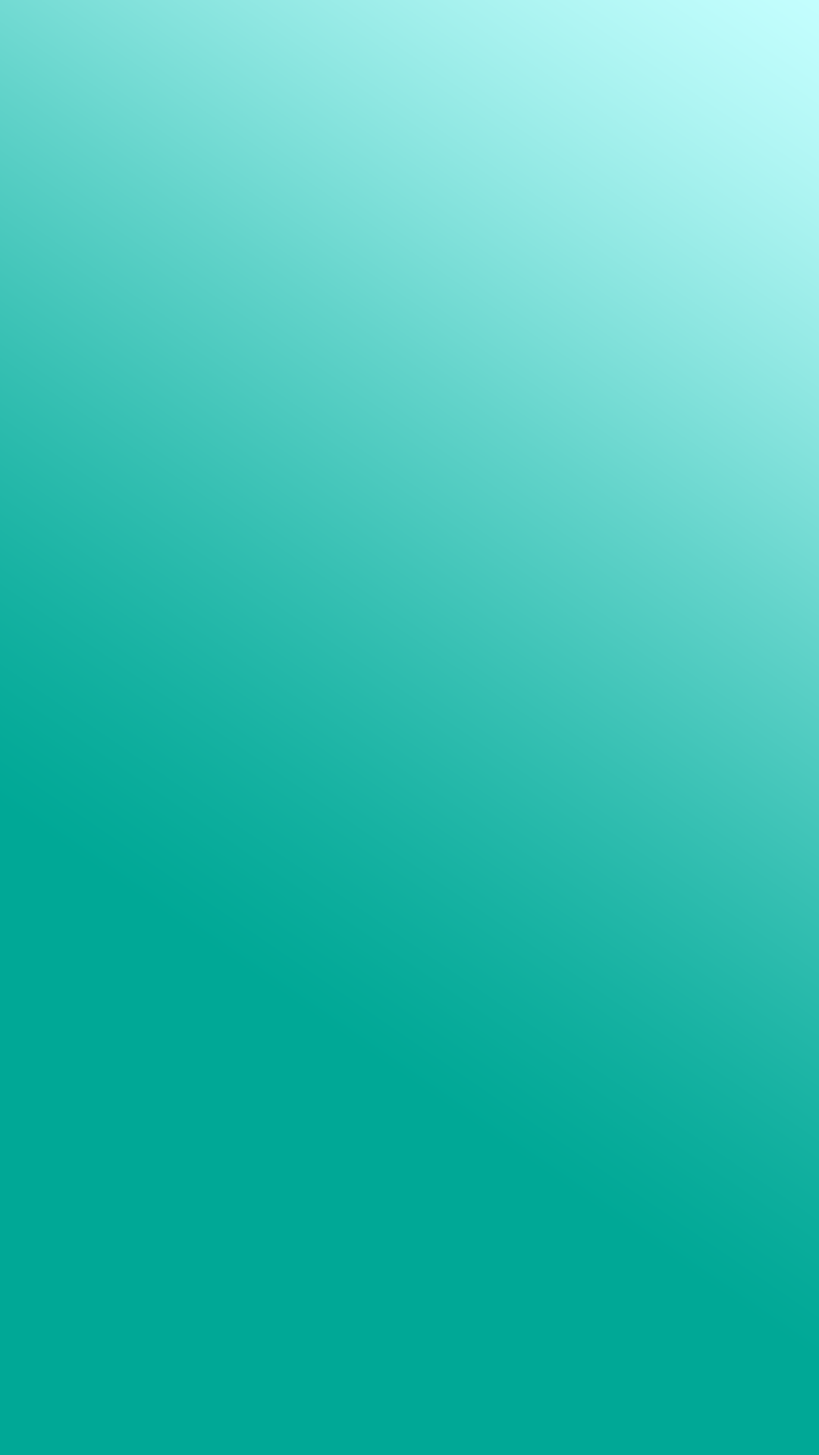
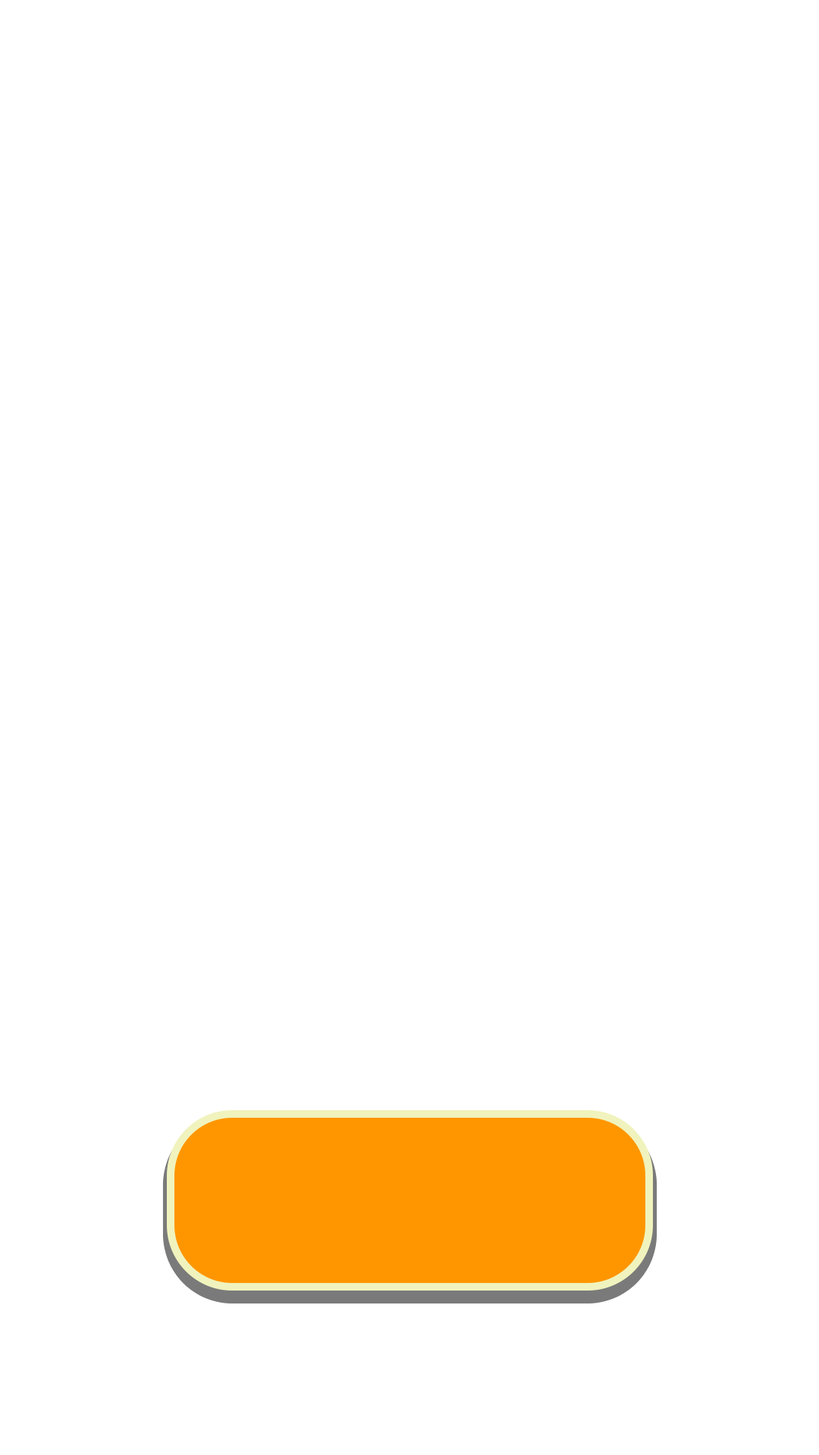
Layer changes from the first 819x1455 image to the second:
added layer "Rounded Rectangle 2 copy 4" above "Group 1" over [166, 1110, 653, 1291]
hid "Layer 2 copy 2" over [0, 0, 819, 1455]
